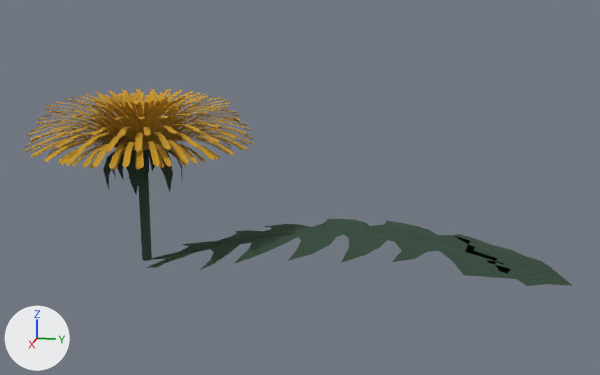
The glTF model src/glb/dandelion_leaf.glb: old version first, new version second.
Rendered twice from a 50 mm camera at (4.51, 1.84, 1.62) aimed at (-0.01, 0.94, 0.49). The lights are fixed; the arrows at lower left show +X, +Y and +Z. Vertices at the same position are counted once.

The first picture shows 'Plane', 'dandelion_bud', 'dandelion_leaves', 'dandelion_stem'.
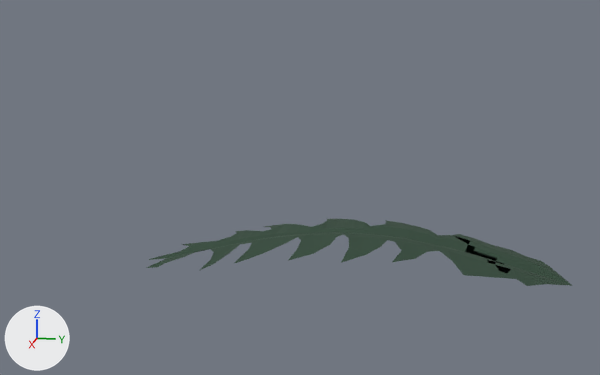
The edits, one by one:
me_plane_001 has 256 vertices, 404 faces and spans x -0.51..0.34, y 0.01..2.47, z -0.01..0.24.
me_plane_001 is used by ob_plane; location (0.0, 0.0, 0.0).
me_plane_001 part 1: 2 of the faces centred in x -0.04..0.02, y 0.09..0.1, z 0.02 are now shaded flat.
Object 'dandelion_stem' (ob_dandelion_stem) is deleted.
Object 'dandelion_leaves' (ob_dandelion_leaves) is deleted.
Object 'dandelion_bud' (ob_dandelion_bud) is deleted.

Location of each change, (x1, y1, x2, y2) in pixels of the pictures (600 x 375 px):
'dandelion_bud', deleted
    before: (24, 89, 253, 170)
'dandelion_leaves', deleted
    before: (103, 147, 182, 194)
'dandelion_stem', deleted
    before: (138, 173, 152, 261)
part 1 of me_plane_001, shading changed
    both: (152, 253, 172, 259)
